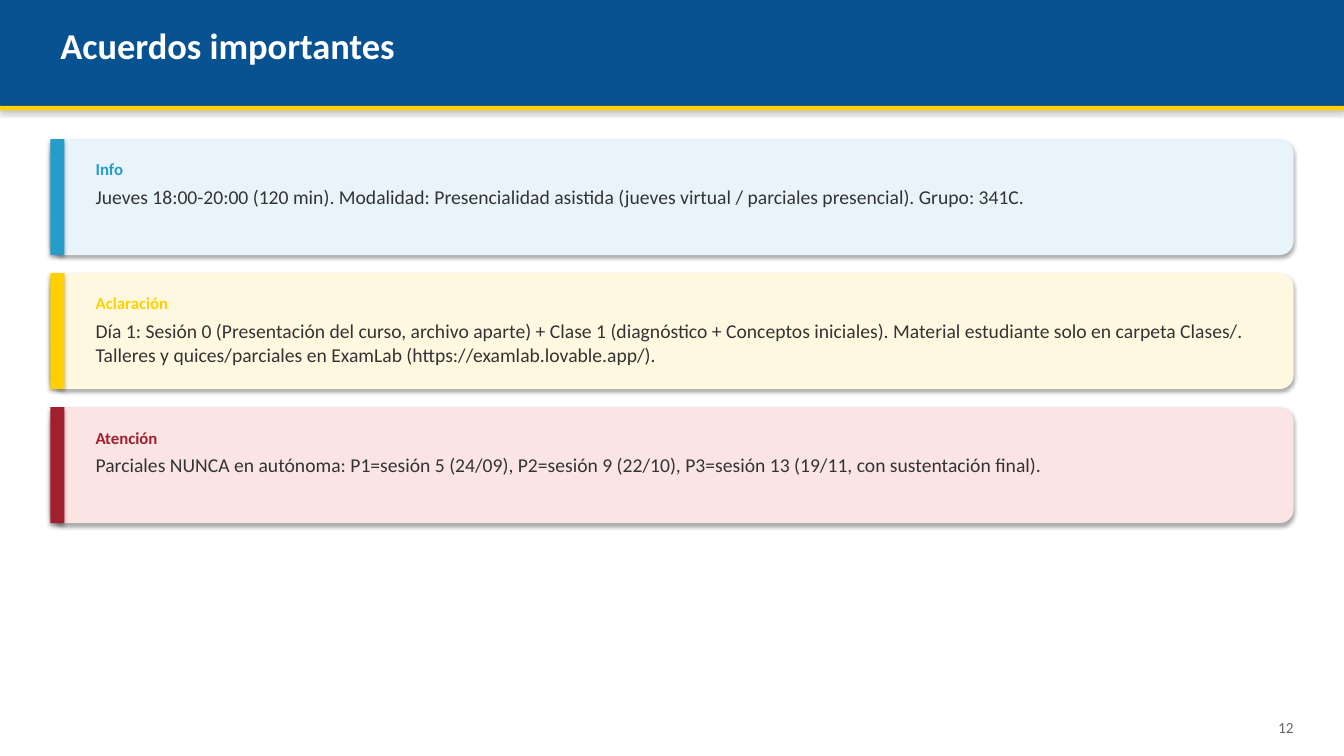
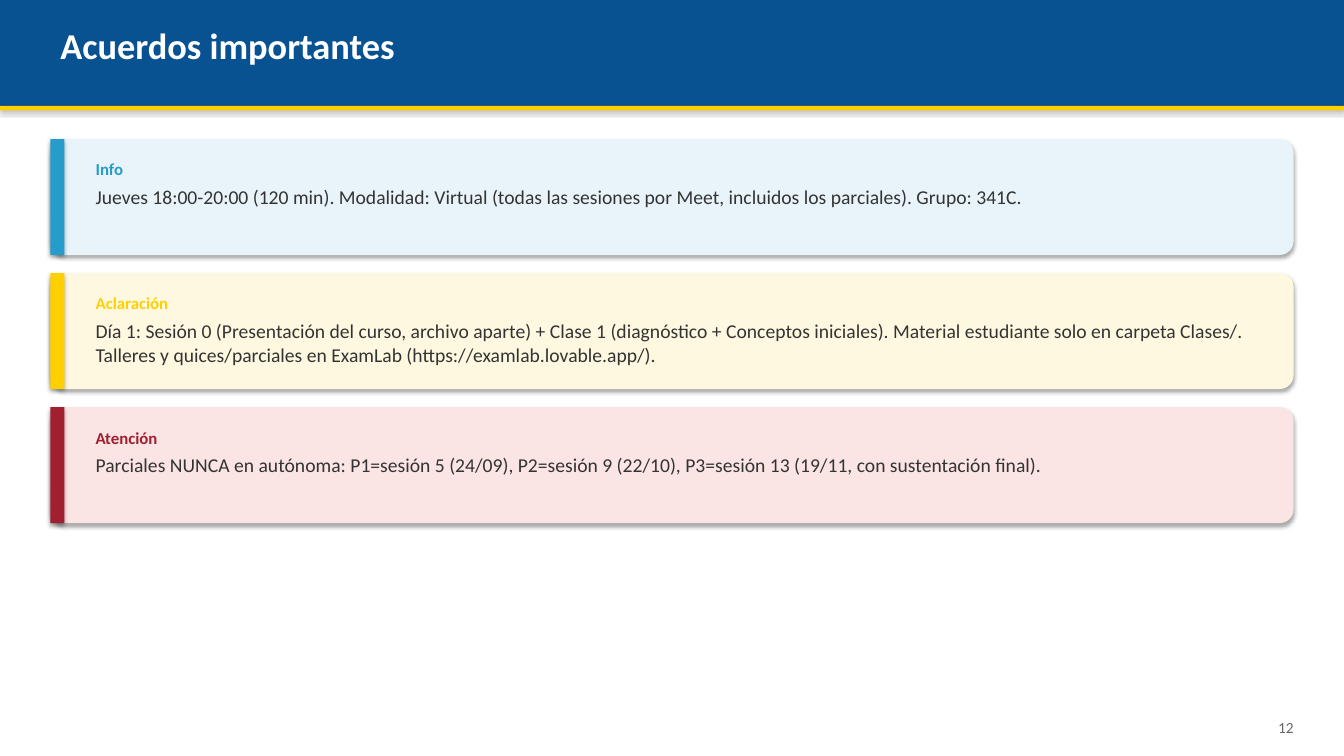
Before and after one commit to AndresDFX/UNIAJ, a slide deck: slide 12 of Seminario de Sistemas/Clases/Presentacion del Curso - Seminario de Sistemas.pptx. Drawn at 1344x756 pixels with LibreOffice and Linux fonts; fonts in the diff are those of the drawing. Boxes give left, top, right and bottom in pixels: in the first picture for what was removed or moved away, otherwise in the second. Text is boxed around its words. In the diff, an @@ line names an element or a change of style, - is before the commit and + after.

```diff
--- a/Seminario de Sistemas/Clases/Presentacion del Curso - Seminario de Sistemas.pptx
+++ b/Seminario de Sistemas/Clases/Presentacion del Curso - Seminario de Sistemas.pptx
@@ text at (x1=96, y1=190, x2=1021, y2=207): text changed @@
-Jueves 18:00-20:00 (120 min). Modalidad: Presencialidad asistida (jueves virtual / parciales presencial). Grupo: 341C.
+Jueves 18:00-20:00 (120 min). Modalidad: Virtual (todas las sesiones por Meet, incluidos los parciales). Grupo: 341C.
```
Also in this commit, not shown: 2 other slides changed, 59 other files.
